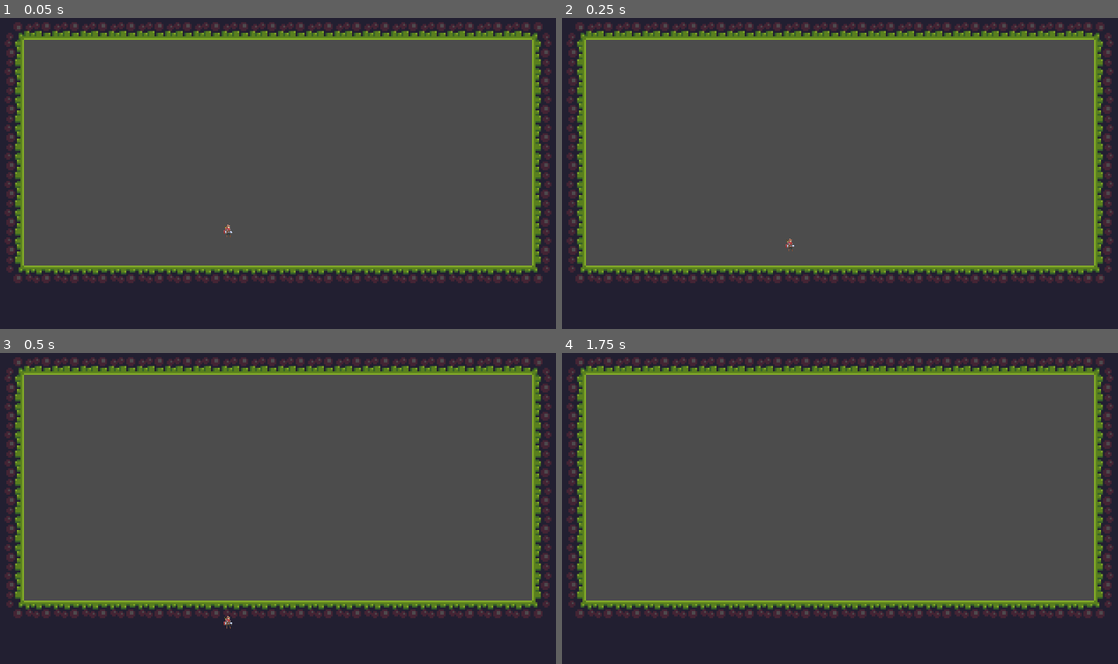
Above: before the commit, frames 1-4 (two rows, left to right).
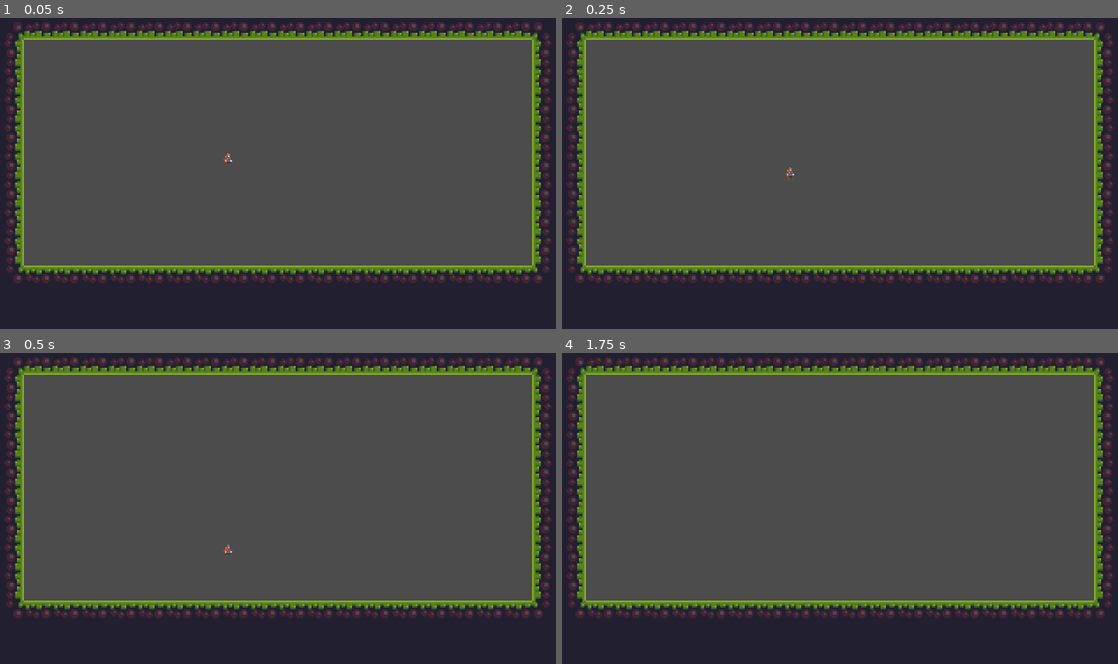
Above: after the commit, the same moments.

Repository: Nexurion/test_game
Game: Godot game, scene res://dev-room.tscn
Same seed, same stepped clock (60 frames per second), same inputs: the game is played once before the commit and once after it.
Inputs:
- Up to frame 1 (0.05 s): no input
- Up to frame 2 (0.25 s): no input
- Up to frame 3 (0.5 s): no input
- Up to frame 4 (1.75 s): hold D (move_right) 0.53-1.28 s; tap Enter at 1.25 s; hold A (move_left) from 1.28 s (still down)

The runs differ from the first frame. In frame 1, less than 0.1% of the frame differs, in the area x 40-42%, y 43-71%; in frame 2, less than 0.1%; in frame 3, less than 0.1%, in the area x 40-42%, y 61-89%; in frame 4, nothing differs.

Commit message:
create collision for ground (has holes)

Diff:
--- a/dev-room.tscn
+++ b/dev-room.tscn
@@ -1,10 +1,31 @@
-[gd_scene load_steps=5 format=2]
+[gd_scene load_steps=12 format=2]
 
 [ext_resource path="res://assets/sprite/tiles/lvl_1/tileset_64x64(new).png" type="Texture" id=1]
 [ext_resource path="res://gamedata/entity/characters/player.tscn" type="PackedScene" id=2]
 
 [sub_resource type="ConvexPolygonShape2D" id=1]
-points = PoolVector2Array( 0, 0, 192, 0, 192, 192, 0, 192 )
+points = PoolVector2Array( 0, 0, 192, 0, 192, 64, 0, 64 )
+
+[sub_resource type="ConvexPolygonShape2D" id=3]
+points = PoolVector2Array( 0, 0, 64, 0, 64, 128, 0, 128 )
+
+[sub_resource type="ConvexPolygonShape2D" id=4]
+points = PoolVector2Array( -64, 0, 64, 0, 64, 64, -64, 64 )
+
+[sub_resource type="ConvexPolygonShape2D" id=5]
+points = PoolVector2Array( 0, 0, 64, 0, 64, 64, 0, 64 )
+
+[sub_resource type="ConvexPolygonShape2D" id=6]
+points = PoolVector2Array( -64, -64, 0, -64, 0, 128, -64, 128 )
+
+[sub_resource type="ConvexPolygonShape2D" id=7]
+points = PoolVector2Array( 0, 0, 64, 0, 64, 192, 0, 192 )
+
+[sub_resource type="ConvexPolygonShape2D" id=8]
+points = PoolVector2Array( 0, 0, 64, 0, 64, 64, 0, 64 )
+
+[sub_resource type="ConvexPolygonShape2D" id=9]
+points = PoolVector2Array( 0, 0, 64, 0, 64, 64, 0, 64 )
 
 [sub_resource type="TileSet" id=2]
 0/name = "tileset_64x64(new).png 0"
@@ -35,6 +56,48 @@
 "one_way_margin": 1.0,
 "shape": SubResource( 1 ),
 "shape_transform": Transform2D( 1, 0, 0, 1, 0, 0 )
+}, {
+"autotile_coord": Vector2( 0, 1 ),
+"one_way": true,
+"one_way_margin": 1.0,
+"shape": SubResource( 3 ),
+"shape_transform": Transform2D( 1, 0, 0, 1, 0, 0 )
+}, {
+"autotile_coord": Vector2( 2, 2 ),
+"one_way": false,
+"one_way_margin": 1.0,
+"shape": SubResource( 4 ),
+"shape_transform": Transform2D( 1, 0, 0, 1, 0, 0 )
+}, {
+"autotile_coord": Vector2( 2, 1 ),
+"one_way": false,
+"one_way_margin": 1.0,
+"shape": SubResource( 5 ),
+"shape_transform": Transform2D( 1, 0, 0, 1, 0, 0 )
+}, {
+"autotile_coord": Vector2( 4, 1 ),
+"one_way": false,
+"one_way_margin": 1.0,
+"shape": SubResource( 6 ),
+"shape_transform": Transform2D( 1, 0, 0, 1, 0, 0 )
+}, {
+"autotile_coord": Vector2( 5, 0 ),
+"one_way": false,
+"one_way_margin": 1.0,
+"shape": SubResource( 7 ),
+"shape_transform": Transform2D( 1, 0, 0, 1, 0, 0 )
+}, {
+"autotile_coord": Vector2( 4, 0 ),
+"one_way": false,
+"one_way_margin": 1.0,
+"shape": SubResource( 8 ),
+"shape_transform": Transform2D( 1, 0, 0, 1, 0, 0 )
+}, {
+"autotile_coord": Vector2( 4, 2 ),
+"one_way": false,
+"one_way_margin": 1.0,
+"shape": SubResource( 9 ),
+"shape_transform": Transform2D( 1, 0, 0, 1, 0, 0 )
 } ]
 0/z_index = 0
 
@@ -42,10 +105,11 @@
 
 [node name="TileMap" type="TileMap" parent="."]
 tile_set = SubResource( 2 )
+show_collision = true
 format = 1
 tile_data = PoolIntArray( -65538, 0, 0, -65537, 0, 1, -131072, 0, 1, -131071, 0, 1, -131070, 0, 131076, -131069, 0, 1,  …(3553 unchanged characters)…
 
 [node name="player" parent="." instance=ExtResource( 2 )]
-position = Vector2( 527.412, 493.558 )
+position = Vector2( 527.412, 331.86 )
 
 [node name="Camera2D" type="Camera2D" parent="player"]
